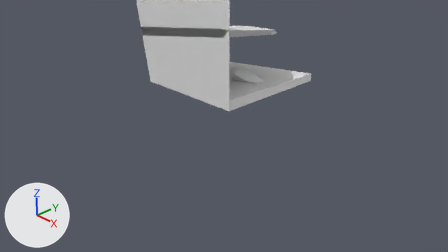
One commit to the Blender file Assets/Models/Doodles/.blend/Ruin01.blend: the scene before it, then after it.
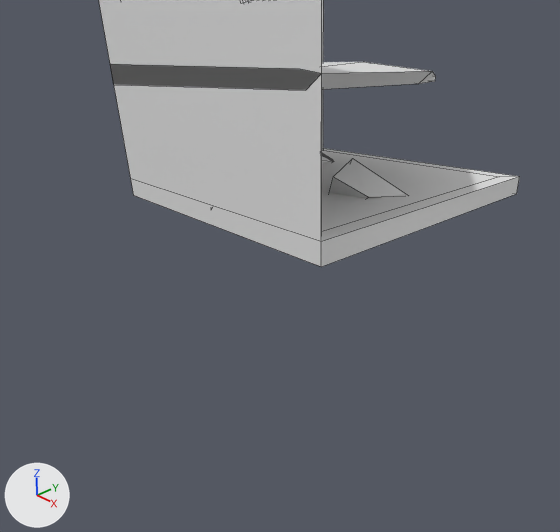
There are two pictures of each version: one from the file's camera 'Camera', one close up on the part from 21% to 73% of the width and 0% to 88% of the height. Arrows for +X, +Y and +Z are at lower left; the lights stay in place. The close-ups show mesh edges as thin lines.
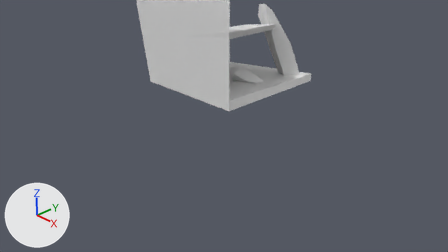
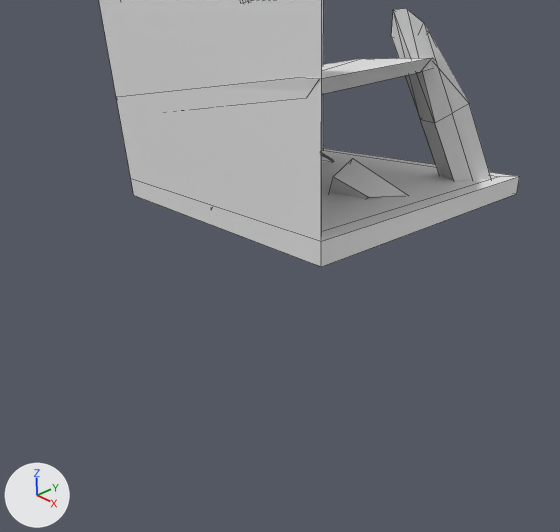
Commit message: Ruin 01 // collum added

The change, as JSON lines over the scene's bpy script:
```json
{"block": "me_cube_002", "where": "me_cube_002.from_pydata(...)  # 17 vertices, 14 faces; spans x -8.0..8.0, y -8.0..8.0, z -1.0..0.0"}
{"block": "me_cube_002", "where": "# used by ob_cube_001; location = (0.0, 0.0, 6.0)"}
{"block": "me_cube_002", "change": "me_cube_002 part 1: the whole mesh is multiplied about the mesh origin by the matrix ((0.996, 0.0, -0.091), (-0.009, 0.995, -0.096), (0.091, 0.096, 0.991))"}
{"op": "add", "block": "me_cube_003", "code": ["me_cube_003 = bpy.data.meshes.new('Cube.003')", "me_cube_003.from_pydata(...)  # 23 vertices, 24 faces; spans x -4.59..0.24, y -5.49..0.41, z -0.98..8.15"]}
{"op": "add", "block": "ob_cube_002", "code": ["ob_cube_002 = bpy.data.objects.new('Cube.002', me_cube_003)", "ob_cube_002.location = (6.96, 6.98, 0.0)"]}
```

Location of each change, [x1, y1, x2, y2] in pixels of the close-ups (560 x 532 px):
```json
{"object": "Cube.002", "change": "added", "after": [391, 9, 491, 181]}
{"object": "Cube.001", "change": "reshaped", "before": [110, 62, 436, 90], "after": [204, 58, 435, 94]}
```
